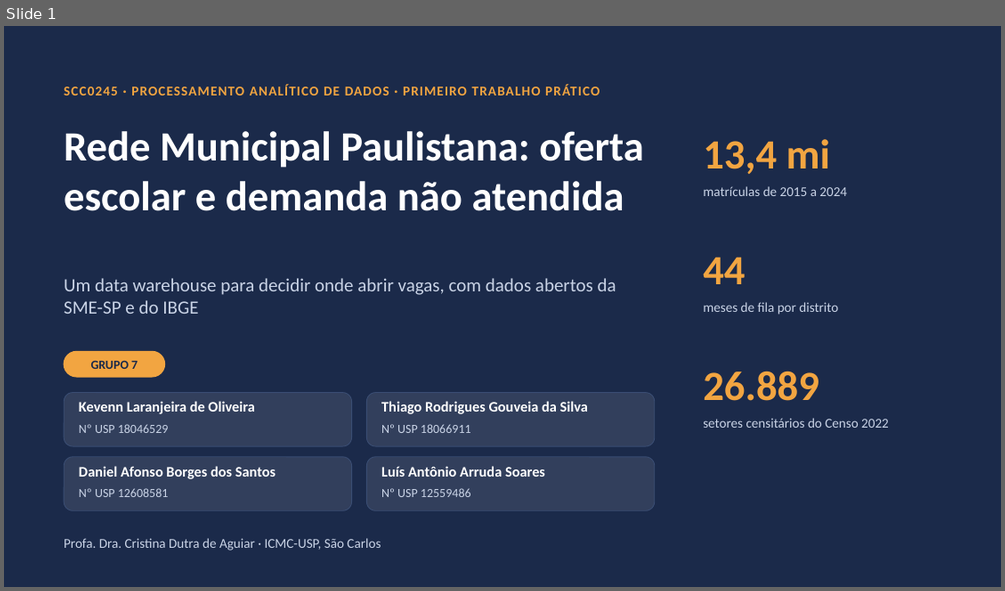
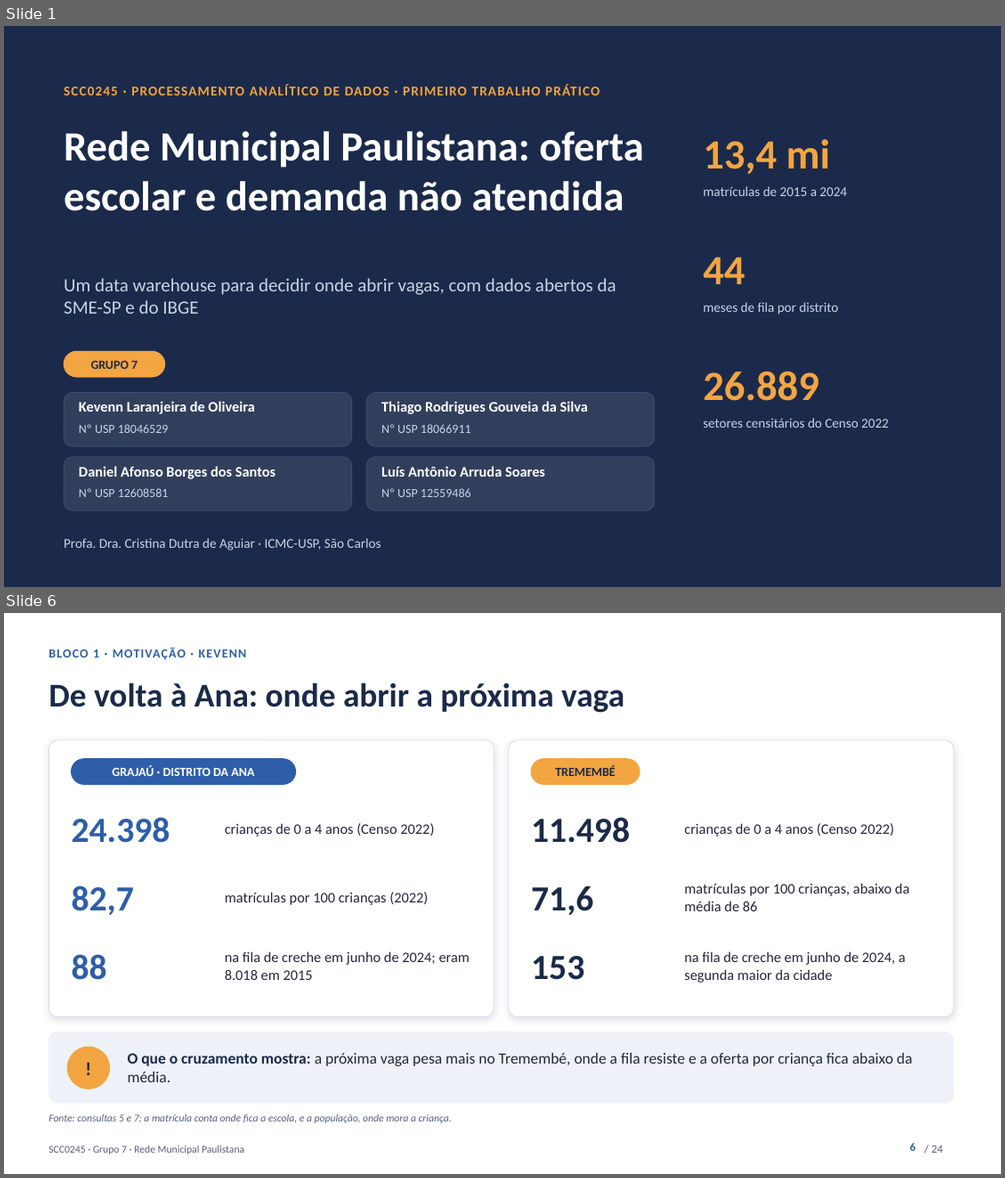
Before and after one commit to kevennlaranjeira/OLAP2026, a slide deck: docs/apresentacao/apresentacao-projeto1.pptx. Shown one above the other, each under a label of ours: slide 1 before the commit, slides 1 and 6 after it; the slides between them are not shown. The pictures are 1005x591 and 1005x1178 pixels, drawn with LibreOffice and Linux fonts; fonts in the diff are those of the drawing. Boxes give left, top, right and bottom in pixels: in the first picture for what was removed or moved away, otherwise in the second. Text is boxed around its words. In the diff, an @@ line names an element or a change of style, - is before the commit and + after.

Commit message:
docs(apresentacao): bloco 1 como proposta, com uma persona e 24 slides (#12)
O bloco 1 passa a vender a ideia: a Ana, persona hipotética no Grajaú; o problema na cidade (a fila caiu 97%, a pergunta agora é onde); a nossa solução, com as três bases num data warehouse; as perguntas do gestor; e a resposta para a Ana com números reais das consultas 5 e 7 (Grajaú contra Tremembé). O roteiro fecha o bloco e passa a palavra.

O bloco continua com 5 minutos, porque o enunciado pede tempo homogêneo; são 9 slides com menos tempo cada. pptx, HTML, testes e docs 08, 10, 11 e 12 vão para 24 slides.

```diff
--- a/docs/apresentacao/apresentacao-projeto1.pptx
+++ b/docs/apresentacao/apresentacao-projeto1.pptx
@@ slide 6 added at (x1=4, y1=613, x2=1001, y2=1174), background #FFFFFF @@
@@ text added at (x1=48, y1=647, x2=247, y2=660), 12 pt, text #2E5EAA, bold @@
+BLOCO 1 · MOTIVAÇÃO · KEVENN
@@ text added at (x1=48, y1=682, x2=624, y2=713), 32 pt, text #1B2A4A, bold @@
+De volta à Ana: onde abrir a próxima vaga
@@ rounded rectangle added at (x1=48, y1=740, x2=494, y2=1017), fill #FFFFFF, outline #D6E0F0 0.75 pt @@
@@ rounded rectangle added at (x1=509, y1=740, x2=954, y2=1017), fill #FFFFFF, outline #D6E0F0 0.75 pt @@
@@ rounded rectangle added at (x1=72, y1=759, x2=296, y2=784), fill #2E5EAA, outline #2E5EAA 1 pt @@
@@ text added at (x1=112, y1=765, x2=254, y2=776), 12 pt, text #FFFFFF, bold @@
+GRAJAÚ · DISTRITO DA ANA
@@ rounded rectangle added at (x1=531, y1=759, x2=639, y2=784), fill #F2A541, outline #F2A541 1 pt @@
@@ text added at (x1=555, y1=765, x2=615, y2=776), 12 pt, text #1B2A4A, bold @@
+TREMEMBÉ
@@ text added at (x1=72, y1=817, x2=170, y2=843), 34 pt, text #2E5EAA, bold @@
+24.398
@@ text added at (x1=225, y1=823, x2=434, y2=836), 14 pt, text #1F2937 @@
+crianças de 0 a 4 anos (Censo 2022)
@@ text added at (x1=531, y1=817, x2=630, y2=843), 34 pt, text #1B2A4A, bold @@
+11.498
@@ text added at (x1=684, y1=823, x2=894, y2=836), 14 pt, text #1F2937 @@
+crianças de 0 a 4 anos (Censo 2022)
@@ text added at (x1=72, y1=885, x2=134, y2=915), 34 pt, text #2E5EAA, bold @@
+82,7
@@ text added at (x1=225, y1=892, x2=428, y2=905), 14 pt, text #1F2937 @@
+matrículas por 100 crianças (2022)
@@ text added at (x1=531, y1=886, x2=593, y2=915), 34 pt, text #1B2A4A, bold @@
+71,6
@@ text added at (x1=684, y1=883, x2=909, y2=911), 14 pt, text #1F2937 @@
+matrículas por 100 crianças, abaixo da média de 86
@@ text added at (x1=72, y1=954, x2=107, y2=980), 34 pt, text #2E5EAA, bold @@
+88
@@ text added at (x1=225, y1=951, x2=469, y2=980), 14 pt, text #1F2937 @@
+na fila de creche em junho de 2024; eram 8.018 em 2015
@@ text added at (x1=531, y1=956, x2=584, y2=980), 34 pt, text #1B2A4A, bold @@
+153
@@ text added at (x1=684, y1=951, x2=906, y2=982), 14 pt, text #1F2937 @@
+na fila de creche em junho de 2024, a segunda maior da cidade
@@ rounded rectangle added at (x1=48, y1=1032, x2=954, y2=1103), fill #EEF2F8, outline #EEF2F8 0.75 pt @@
@@ ellipse added at (x1=67, y1=1046, x2=109, y2=1088), fill #F2A541, outline #F2A541 1 pt @@
@@ text added at (x1=67, y1=1046, x2=109, y2=1088), 18 pt, text #1B2A4A, bold @@
+!
@@ text added at (x1=128, y1=1053, x2=913, y2=1082), 15 pt, text #1F2937 @@
+O que o cruzamento mostra: a próxima vaga pesa mais no Tremembé, onde a fila resiste e a oferta por criança fica abaixo da média.
@@ text added at (x1=48, y1=1114, x2=452, y2=1123), 10 pt, text #566175, italic @@
+Fonte: consultas 5 e 7; a matrícula conta onde fica a escola, e a população, onde mora a criança.
@@ text added at (x1=48, y1=1145, x2=244, y2=1154), 10 pt, text #566175 @@
+SCC0245 · Grupo 7 · Rede Municipal Paulistana
@@ page number added at (x1=910, y1=1143, x2=915, y2=1151), 11 pt, text #2E5EAA, bold @@
+6
@@ text added at (x1=931, y1=1144, x2=943, y2=1152), 11 pt, text #566175 @@
+/ 24
```
Also in this commit, not shown: 20 slides changed, 2 other slides added, 7 other files.
